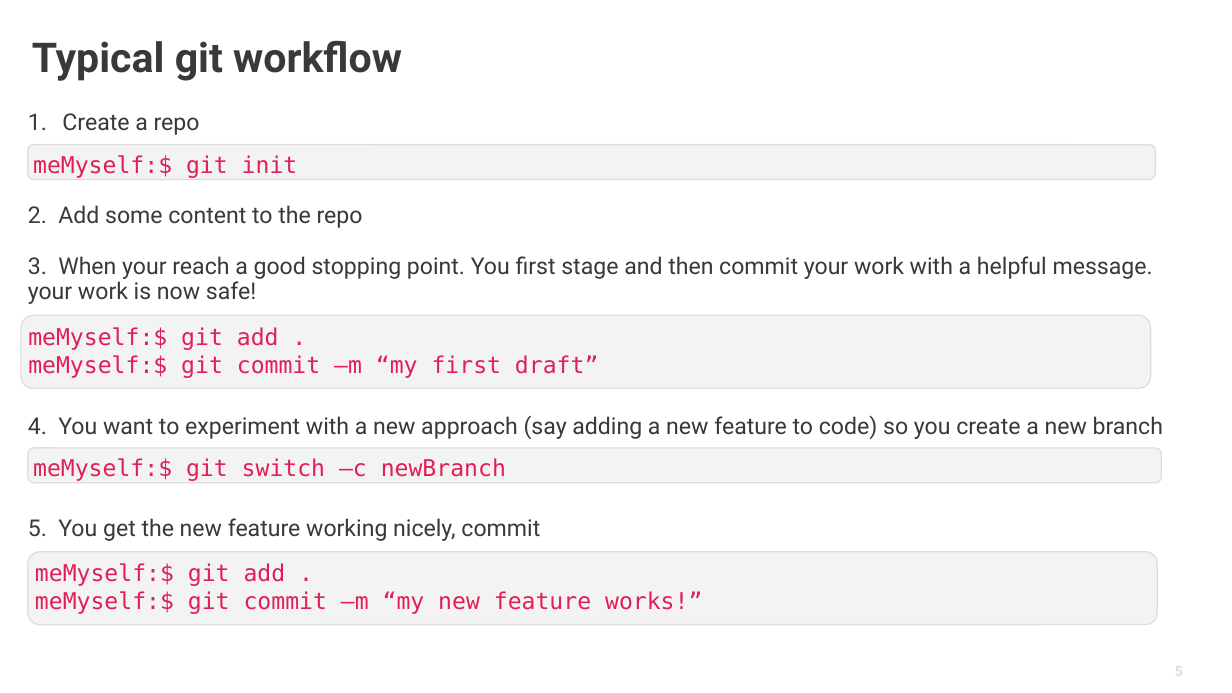
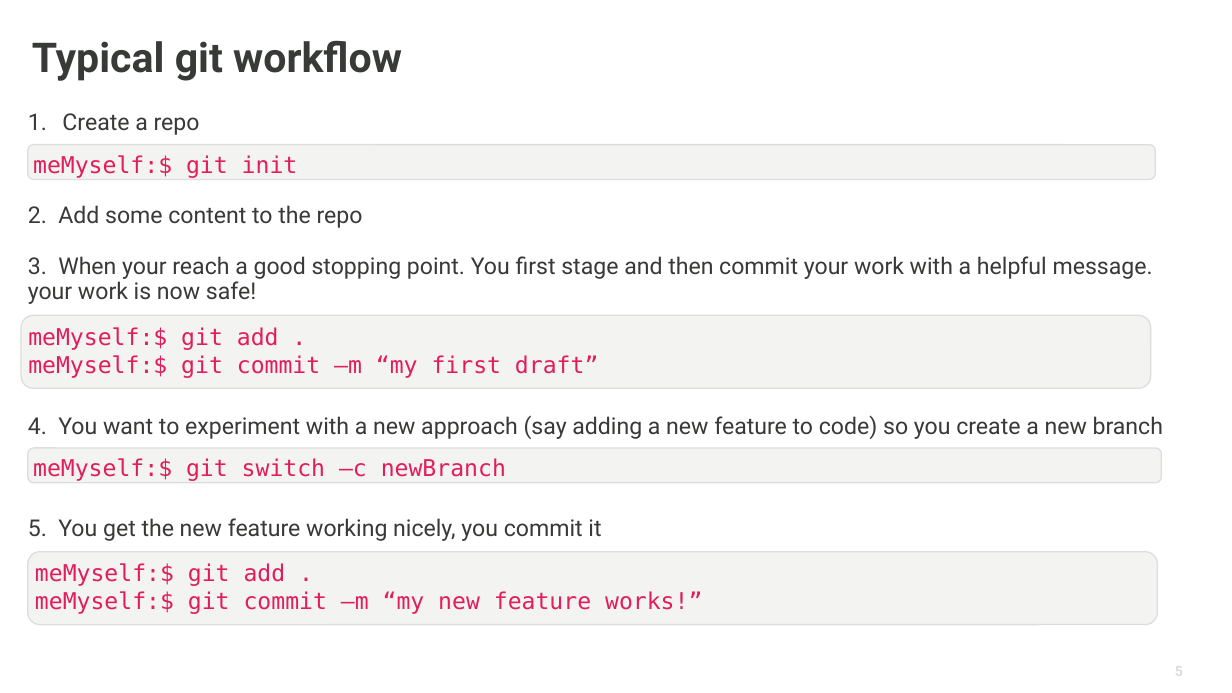
Before and after one commit to neutrons/ns-computation-tutorial, a slide deck: slide 5 of lectures/NXS_git_github_2026.pptx. Drawn at 1232x693 pixels with LibreOffice and Linux fonts; fonts in the diff are those of the drawing; background and template pictures are left out. Boxes give left, top, right and bottom in pixels: in the first picture for what was removed or moved away, otherwise in the second. Text is boxed around its words. In the diff, an @@ line names an element or a change of style, - is before the commit and + after.

```diff
--- a/lectures/NXS_git_github_2026.pptx
+++ b/lectures/NXS_git_github_2026.pptx
@@ text at (28, 518, 601, 541): text changed @@
-5. You get the new feature working nicely, commit
+5. You get the new feature working nicely, you commit it
```
Also in this commit, not shown: 6 other slides changed, 1 other file.
